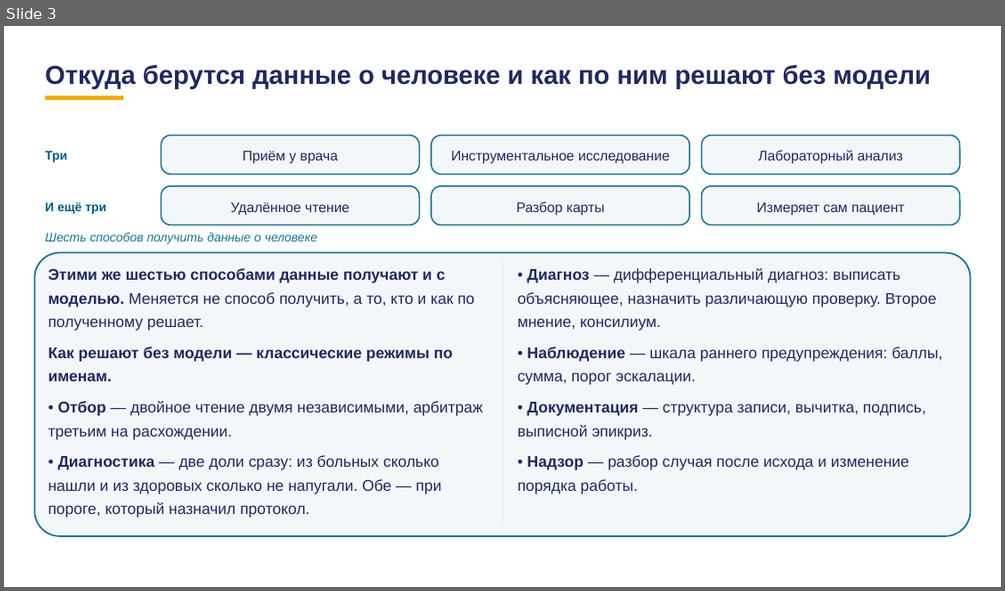
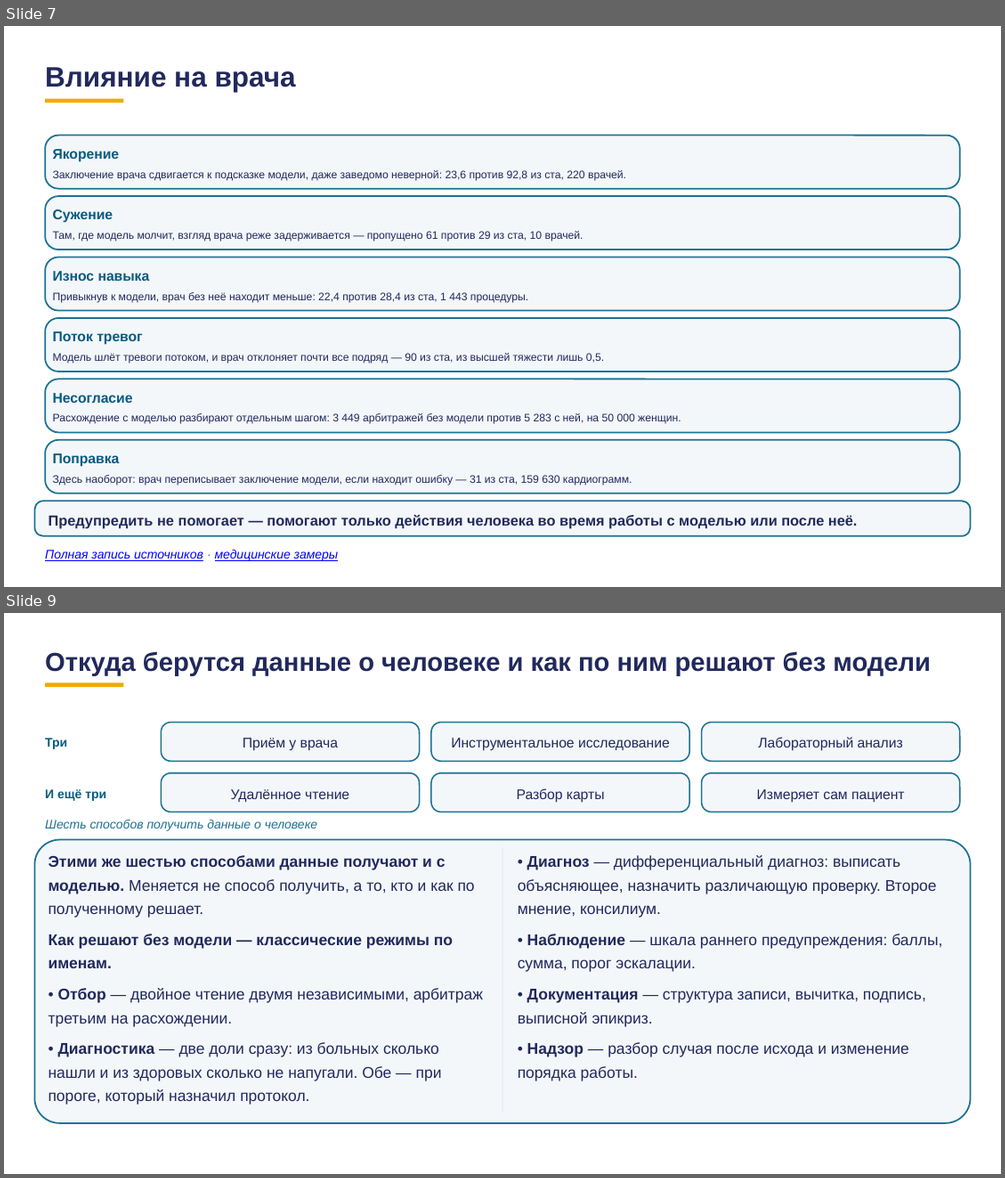
Before and after one commit to tellina-study/AI-usage-lessons, a slide deck: library/lectures/lec-07/rework/deck/lec-07-karkas.pptx. Shown one above the other, each under a label of ours: slide 3 before the commit, slides 7 and 9 after it; the slides between them are not shown. The pictures are 1005x591 and 1005x1178 pixels, drawn with LibreOffice and Linux fonts; fonts in the diff are those of the drawing. Boxes give left, top, right and bottom in pixels: in the first picture for what was removed or moved away, otherwise in the second. Text is boxed around its words. In the diff, an @@ line names an element or a change of style, - is before the commit and + after.

```diff
--- a/library/lectures/lec-07/rework/deck/lec-07-karkas.pptx
+++ b/library/lectures/lec-07/rework/deck/lec-07-karkas.pptx
@@ slide 7 added at box(4, 26, 1001, 587), background #FFFFFF @@
@@ text added at box(45, 67, 296, 92), 27 pt, text #21295C, bold @@
+Влияние на врача
@@ rectangle added at box(45, 99, 123, 103), fill #F0AB00 @@
@@ rounded rectangle added at box(45, 135, 960, 188), fill #F4F7FA, outline #1C7293 1.5 pt @@
@@ text added at box(53, 149, 120, 162), 13.5 pt, text #065A82, bold @@
+Якорение
@@ text added at box(53, 170, 626, 181), 10.5 pt, text #21295C @@
+Заключение врача сдвигается к подсказке модели, даже заведомо неверной: 23,6 против 92,8 из ста, 220 врачей.
@@ rounded rectangle added at box(45, 196, 960, 248), fill #F4F7FA, outline #1C7293 1.5 pt @@
@@ text added at box(53, 209, 113, 223), 13.5 pt, text #065A82, bold @@
+Сужение
@@ text added at box(53, 231, 583, 241), 10.5 pt, text #21295C @@
+Там, где модель молчит, взгляд врача реже задерживается — пропущено 61 против 29 из ста, 10 врачей.
@@ rounded rectangle added at box(45, 257, 960, 310), fill #F4F7FA, outline #1C7293 1.5 pt @@
@@ text added at box(53, 271, 150, 281), 13.5 pt, text #065A82, bold @@
+Износ навыка
@@ text added at box(53, 292, 528, 303), 10.5 pt, text #21295C @@
+Привыкнув к модели, врач без неё находит меньше: 22,4 против 28,4 из ста, 1 443 процедуры.
@@ rounded rectangle added at box(45, 318, 960, 370), fill #F4F7FA, outline #1C7293 1.5 pt @@
@@ text added at box(53, 331, 142, 345), 13.5 pt, text #065A82, bold @@
+Поток тревог
@@ text added at box(53, 353, 604, 363), 10.5 pt, text #21295C @@
+Модель шлёт тревоги потоком, и врач отклоняет почти все подряд — 90 из ста, из высшей тяжести лишь 0,5.
@@ rounded rectangle added at box(45, 379, 960, 432), fill #F4F7FA, outline #1C7293 1.5 pt @@
@@ text added at box(53, 393, 133, 402), 13.5 pt, text #065A82, bold @@
+Несогласие
@@ text added at box(53, 413, 681, 424), 10.5 pt, text #21295C @@
+Расхождение с моделью разбирают отдельным шагом: 3 449 арбитражей без модели против 5 283 с ней, на 50 000 женщин.
@@ rounded rectangle added at box(45, 440, 960, 492), fill #F4F7FA, outline #1C7293 1.5 pt @@
@@ text added at box(53, 453, 120, 467), 13.5 pt, text #065A82, bold @@
+Поправка
@@ text added at box(53, 475, 632, 485), 10.5 pt, text #21295C @@
+Здесь наоборот: врач переписывает заключение модели, если находит ошибку — 31 из ста, 159 630 кардиограмм.
@@ rounded rectangle added at box(34, 501, 971, 536), fill #F4F7FA, outline #1C7293 1.5 pt @@
@@ text added at box(48, 515, 858, 529), 14 pt, text #21295C, bold @@
+Предупредить не помогает — помогают только действия человека во время работы с моделью или после неё.
@@ text added at box(45, 549, 339, 561), 12 pt, text #0000FF, italic, underline @@
+Полная запись источников · медицинские замеры
@@ what was slide 3 is now slide 9 @@
```
Also in this commit, not shown: 5 slides changed, 10 other slides added, 8 other files.
